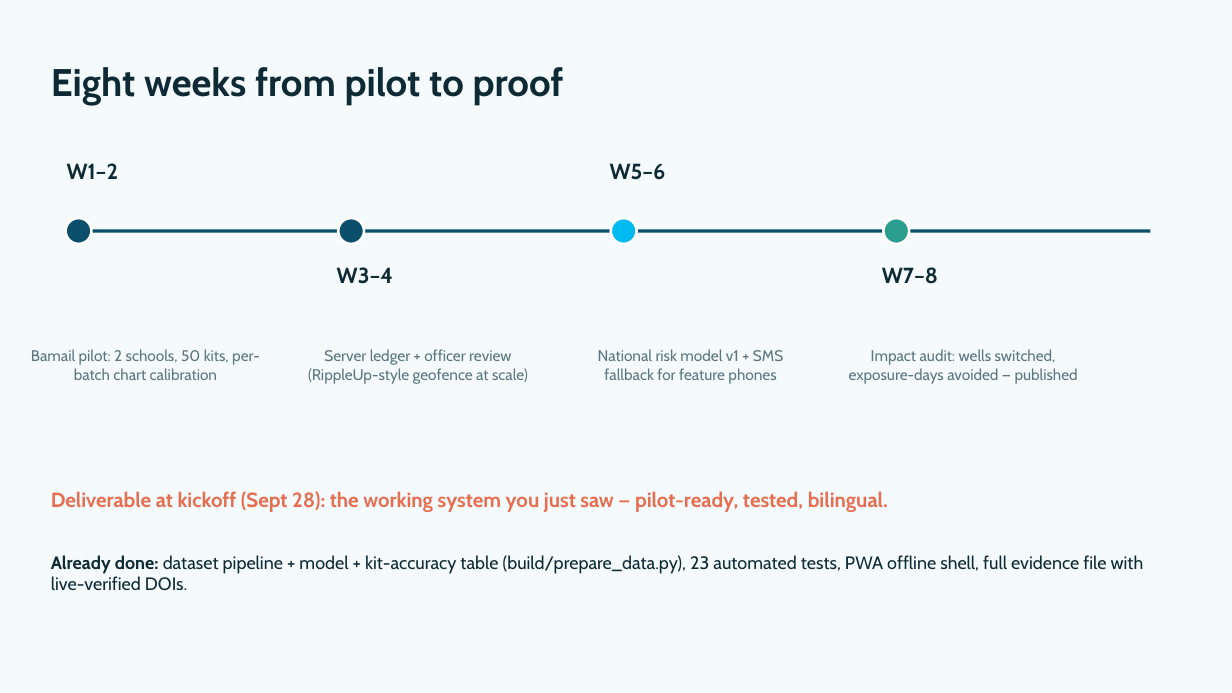
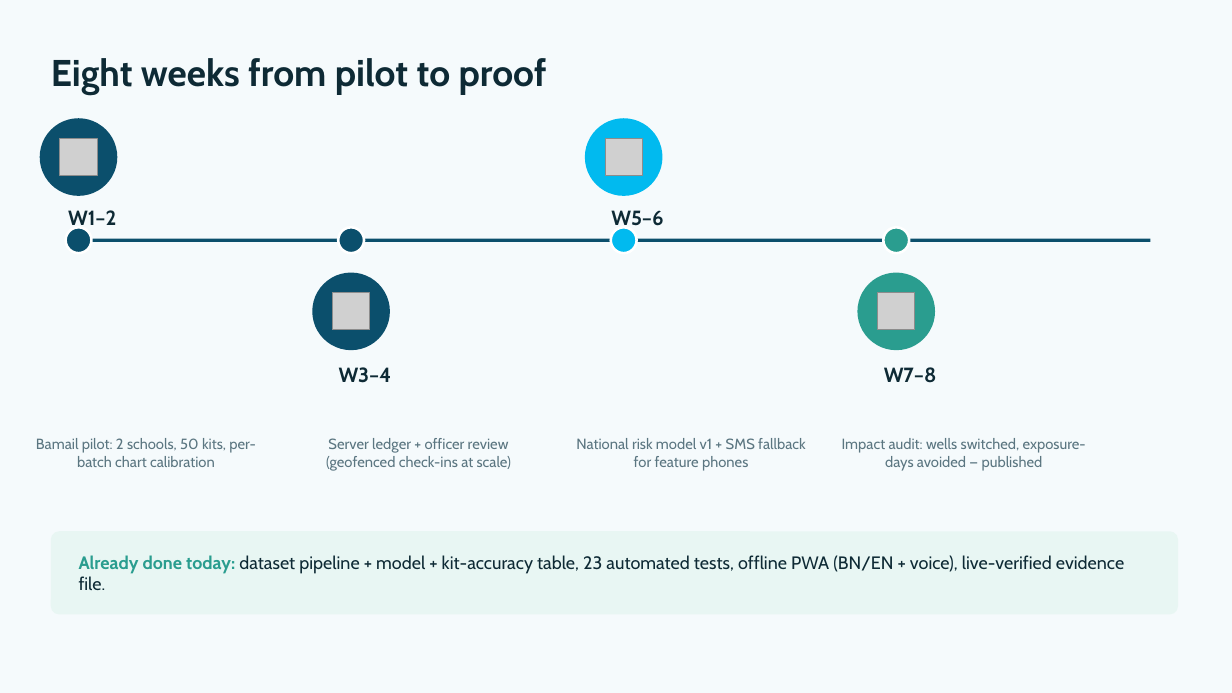
Before and after one commit to rudra496/jolsetu, a slide deck: slide 14 of JolSetu_Xylem2026_Pitch.pptx (slide 11 before the commit). Drawn at 1232x693 pixels with LibreOffice and Linux fonts; fonts in the diff are those of the drawing; grey boxes stand for pictures. Boxes give left, top, right and bottom in pixels: in the first picture for what was removed or moved away, otherwise in the second. Text is boxed around its words. In the diff, an @@ line names an element or a change of style, - is before the commit and + after.

Commit message:
Deck v2: photo/figure/icon-rich 15-slide redesign (judge-passed 15/15) + bilingual process guide

```diff
--- a/JolSetu_Xylem2026_Pitch.pptx
+++ b/JolSetu_Xylem2026_Pitch.pptx
@@ text "Eight weeks from pilot to ...": place and size @@
-text "Eight weeks from pilot to ..." at <box>51,67,564,105</box>
+text "Eight weeks from pilot to ..." at <box>51,58,547,95</box>
@@ text "Eight weeks from pilot to ..." at <box>51,58,547,95</box>: size 30 to 29 pt @@
@@ ellipse added at <box>40,118,117,196</box>, fill #0B4F6C @@
@@ ellipse added at <box>585,118,663,196</box>, fill #01BAEF @@
@@ picture added at <box>60,139,97,176</box> @@
@@ picture added at <box>605,139,642,176</box> @@
@@ text "W1–2": place and size @@
-text "W1–2" at <box>67,163,118,179</box>
+text "W1–2" at <box>68,210,116,231</box>
@@ text "W5–6": place and size @@
-text "W5–6" at <box>610,163,666,180</box>
+text "W5–6" at <box>611,210,663,231</box>
@@ 4 ellipses, 1 line: place and size @@
-4 ellipses, 1 line at <box>66,218,1151,244</box>
+4 ellipses, 1 line at <box>66,227,1151,253</box>
@@ ellipse added at <box>312,273,390,350</box>, fill #0B4F6C @@
@@ picture added at <box>333,293,370,330</box> @@
@@ ellipse added at <box>858,273,935,350</box>, fill #2A9D8F @@
@@ picture added at <box>878,293,915,330</box> @@
@@ text "W3–4": place and size @@
-text "W3–4" at <box>337,267,393,284</box>
+text "W3–4" at <box>339,367,392,383</box>
@@ size 17 to 16 pt in 4 elements at <box>68,210,116,231</box>, <box>611,210,663,231</box>, <box>339,367,392,383</box>, <box>884,367,937,383</box> @@
@@ text "W7–8": place and size @@
-text "W7–8" at <box>882,267,938,284</box>
+text "W7–8" at <box>884,367,937,383</box>
@@ text "Bamail pilot: 2 schools, 50 ...": place and size @@
-text "Bamail pilot: 2 schools, 50 ..." at <box>31,349,260,380</box>
+text "Bamail pilot: 2 schools, 50 ..." at <box>36,438,255,467</box>
@@ text "National risk model v1 + ...": place and size @@
-text "National risk model v1 + ..." at <box>598,349,783,384</box>
+text "National risk model v1 + ..." at <box>576,438,806,471</box>
@@ size 12 to 11.5 pt in 3 elements at <box>36,438,255,467</box>, <box>576,438,806,471</box>, <box>842,438,1086,471</box> @@
@@ text "Impact audit: wells switched, exposure-days ...": place and size @@
-text "Impact audit: wells switched, exposure-days ..." at <box>849,349,1078,384</box>
+text "Impact audit: wells switched, exposure-days ..." at <box>842,438,1086,471</box>
@@ text at <box>326,438,511,471</box>: text changed; size 12 to 11.5 pt @@
-Server ledger + officer review (RippleUp-style geofence at scale)
+Server ledger + officer review (geofenced check-ins at scale)
@@ text removed at <box>51,491,888,512</box> @@
-Deliverable at kickoff (Sept 28): the working system you just saw — pilot-ready, tested, bilingual.
@@ rounded rectangle added at <box>51,531,1178,615</box>, fill #E8F6F3 @@
@@ text at <box>79,555,1124,590</box>: text changed @@
-Already done: dataset pipeline + model + kit-accuracy table (build/prepare_data.py), 23 automated tests, PWA offline shell, full evidence file with live-verified DOIs.
+Already done today: dataset pipeline + model + kit-accuracy table, 23 automated tests, offline PWA (BN/EN + voice), live-verified evidence file.
```
Also in this commit, not shown: 11 other slides changed, 3 slides added, 1 slide removed, 1 other file.
